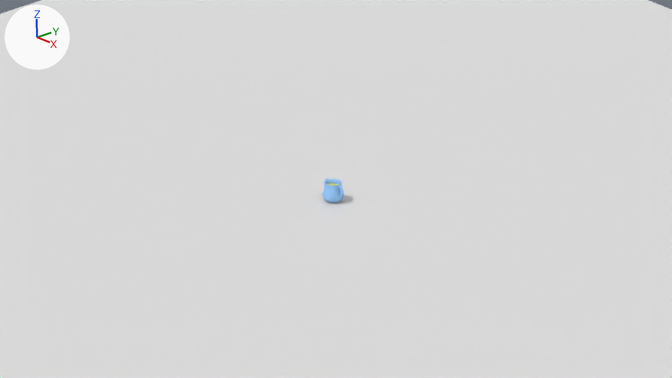
One commit to the Blender file Graphics/SuzyLemonadeLayoutMockup.blend: the scene before it, then after it.
Before and after are seen from the file's camera 'Camera'. Arrows for +X, +Y and +Z are at upper left; the lights stay in place.

The first picture shows 'Floor', 'LemonadeJug'.
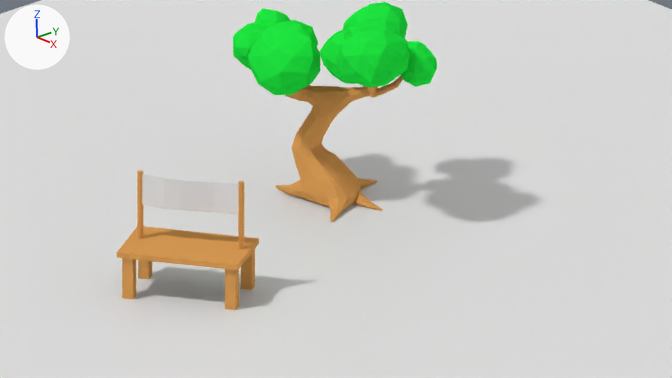
Boxes [x1, y1, x2, y2] around the edits, measured in the pictures (672 x 378 px):
'Tree', shown
    after: [233, 2, 437, 222]
'Stand', shown
    after: [117, 171, 259, 310]
'LemonadeJug', hidden
    before: [322, 179, 344, 203]

Diff of the bpy script that builds the scene:
```diff
--- a/Graphics/SuzyLemonadeLayoutMockup.blend.py
+++ b/Graphics/SuzyLemonadeLayoutMockup.blend.py
@@ me_cube_006 @@
 me_cube_006.from_pydata(...)  # 82 vertices, 54 faces; spans x -1.77..1.77, y -1.08..1.08, z 0.0..3.4
 # used by ob_stand; location = (2.47, -7.76, 0.0); rotation_euler = (0.0, 0.0, 0.553), in degrees (0, 0, 32)
+# me_cube_006 part 1: all 50 faces that had it switch from mat_wood (beige #e7b87b) to mat_trunk (orange #db9d55)
 me_cube_006.materials.append(mat_sign)
@@ ob_lemonadejug @@
 ob_lemonadejug.location = (0.0, 0.0, 0.0)
+ob_lemonadejug.hide_viewport = True
@@ ob_stand @@
 ob_stand.rotation_euler = (0.0, 0.0, 0.553)  # degrees (0, 0, 32)
-ob_stand.hide_viewport = True
@@ ob_tree @@
 ob_tree.location = (0.0, 0.0, 0.0)
-ob_tree.hide_viewport = True
```
